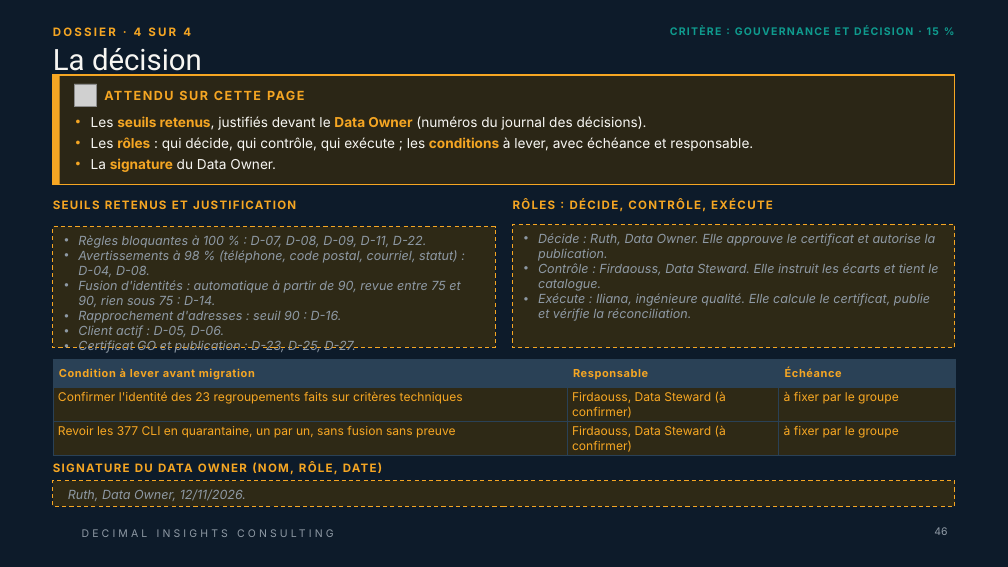
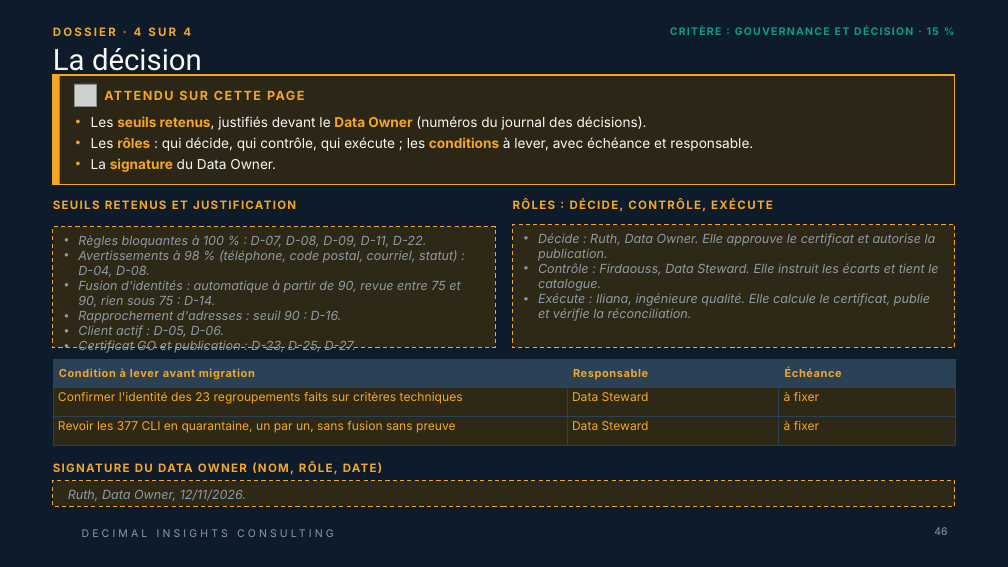
Before and after one commit to ruthabebeneg/td-qualite-g02, a slide deck: slide 46 of livrables/Livrable_Groupe_TD_AssurConnect.pptx. Drawn at 1008x567 pixels with LibreOffice and Linux fonts; fonts in the diff are those of the drawing; grey boxes stand for pictures; background and template pictures are left out. Boxes give left, top, right and bottom in pixels: in the first picture for what was removed or moved away, otherwise in the second. Text is boxed around its words. In the diff, an @@ line names an element or a change of style, - is before the commit and + after.

```diff
--- a/livrables/Livrable_Groupe_TD_AssurConnect.pptx
+++ b/livrables/Livrable_Groupe_TD_AssurConnect.pptx
@@ table at [53, 359, 955, 445] @@
-row 2, column 2: Firdaouss, Data Steward (à confirmer)
+row 2, column 2: Data Steward
-row 2, column 3: à fixer par le groupe
+row 2, column 3: à fixer
-row 3, column 2: Firdaouss, Data Steward (à confirmer)
+row 3, column 2: Data Steward
-row 3, column 3: à fixer par le groupe
+row 3, column 3: à fixer
```
Also in this commit, not shown: 6 other slides changed.
